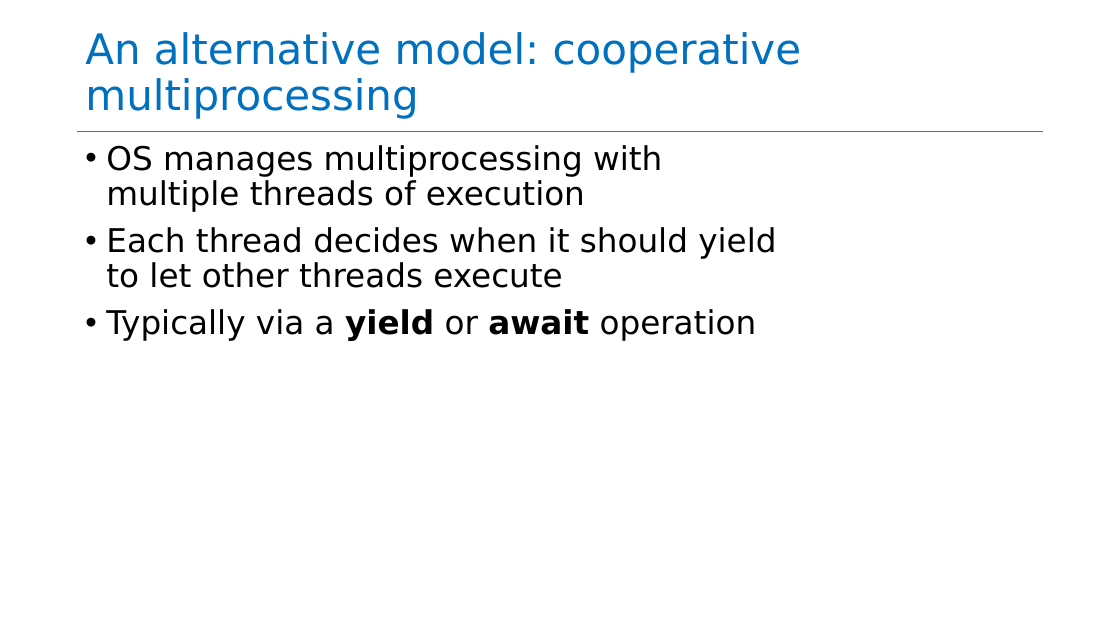
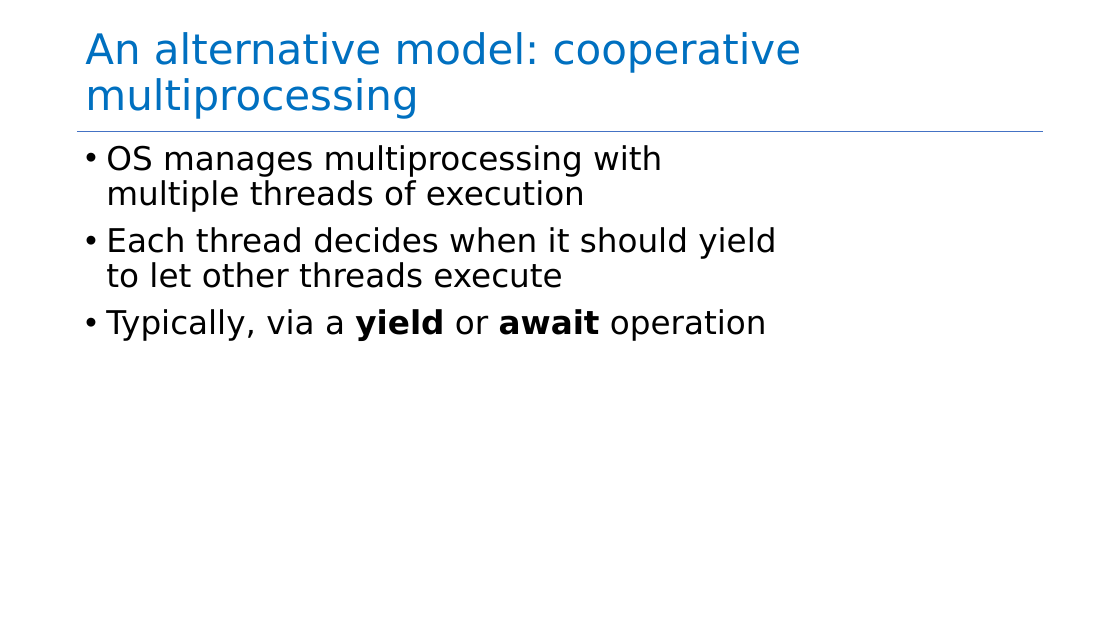
Before and after one commit to neu-se/CS4530-Fall-2023, a slide deck: slide 5 of Slides/Module 05 Concurrency Patterns in Typescript.pptx. Drawn at 1120x630 pixels with LibreOffice and Linux fonts; fonts in the diff are those of the drawing. Boxes give left, top, right and bottom in pixels: in the first picture for what was removed or moved away, otherwise in the second. Text is boxed around its words. In the diff, an @@ line names an element or a change of style, - is before the commit and + after.

Commit message:
updated slides to clarify behavior of await

```diff
--- a/Slides/Module 05 Concurrency Patterns in Typescript.pptx
+++ b/Slides/Module 05 Concurrency Patterns in Typescript.pptx
@@ text at box(106, 309, 767, 341): text changed @@
-• Typically via a yield or await operation
+• Typically, via a yield or await operation
```
Also in this commit, not shown: 3 other slides changed, 1 other file.
